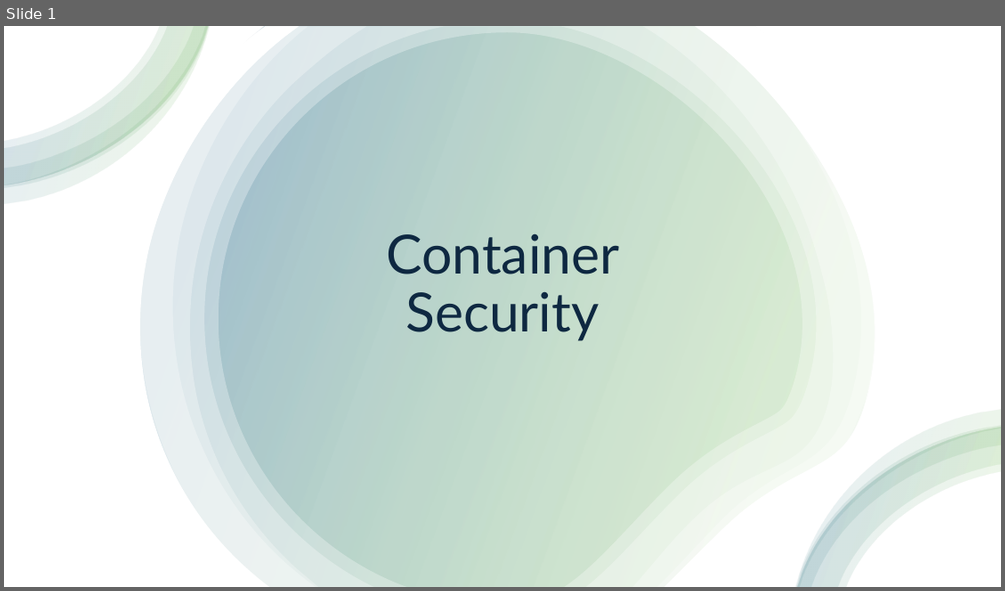
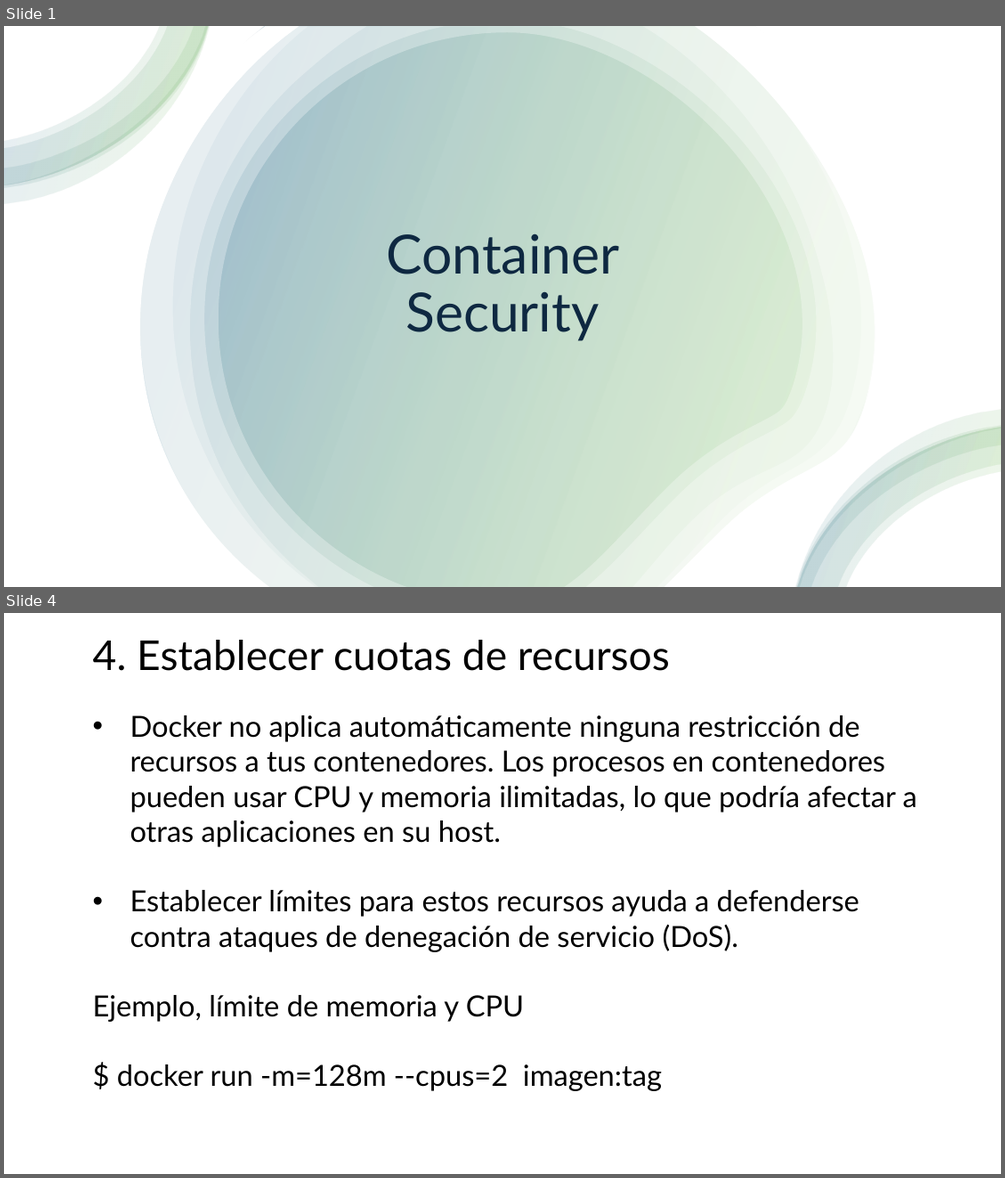
Before and after one commit to jpaniorte/docker25, a slide deck: ppt/6_container_security.pptx. Shown one above the other, each under a label of ours: slide 1 before the commit, slides 1 and 4 after it; the slides between them are not shown. The pictures are 1005x591 and 1005x1178 pixels, drawn with LibreOffice and Linux fonts; fonts in the diff are those of the drawing. Boxes give left, top, right and bottom in pixels: in the first picture for what was removed or moved away, otherwise in the second. Text is boxed around its words. In the diff, an @@ line names an element or a change of style, - is before the commit and + after.

```diff
--- a/ppt/6_container_security.pptx
+++ b/ppt/6_container_security.pptx
@@ slide 4 added at box(4, 613, 1001, 1174), background #FFFFFF @@
@@ title added at box(93, 640, 670, 671), 39.6 pt, text #000000 @@
+4. Establecer cuotas de recursos
@@ text added at box(93, 715, 917, 1091), 28 pt, text #000000 @@
+• Docker no aplica automáticamente ninguna restricción de recursos a tus contenedores. Los procesos en contenedores pueden usar CPU y memoria ilimitadas, lo que podría afectar a otras aplicaciones en su host.
+• Establecer límites para estos recursos ayuda a defenderse contra ataques de denegación de servicio (DoS).
+Ejemplo, límite de memoria y CPU
+$ docker run -m=128m --cpus=2 imagen:tag
```
Also in this commit, not shown: 1 slide changed, 5 other slides added, 5 slides removed, 2 other files.
